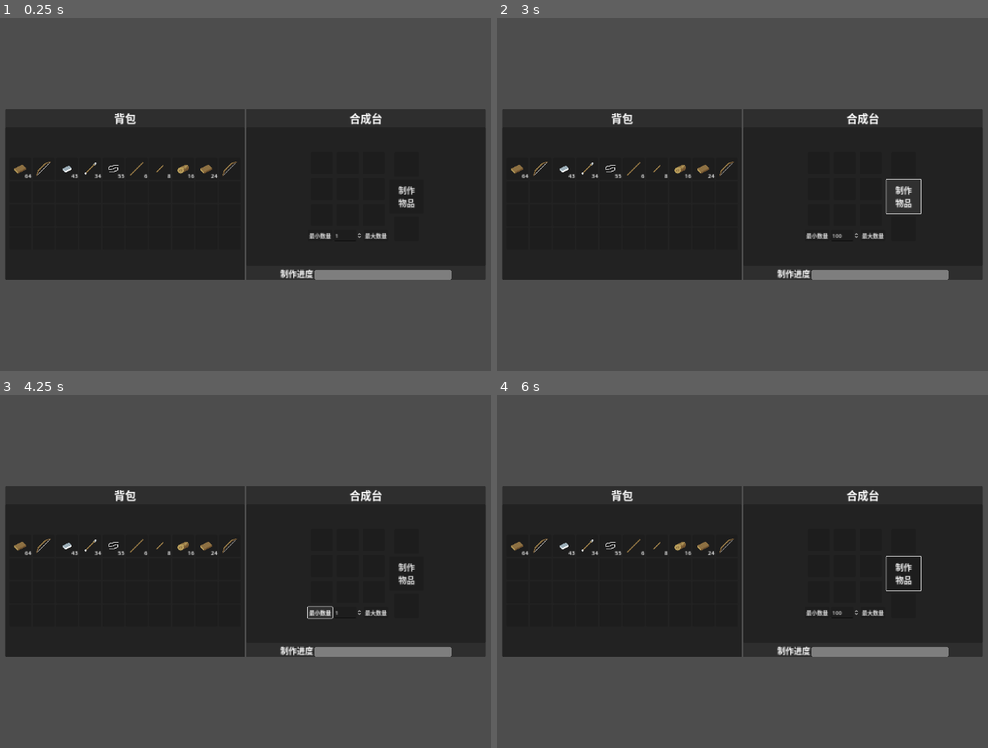
Above: before the commit, frames 1-4 (two rows, left to right).
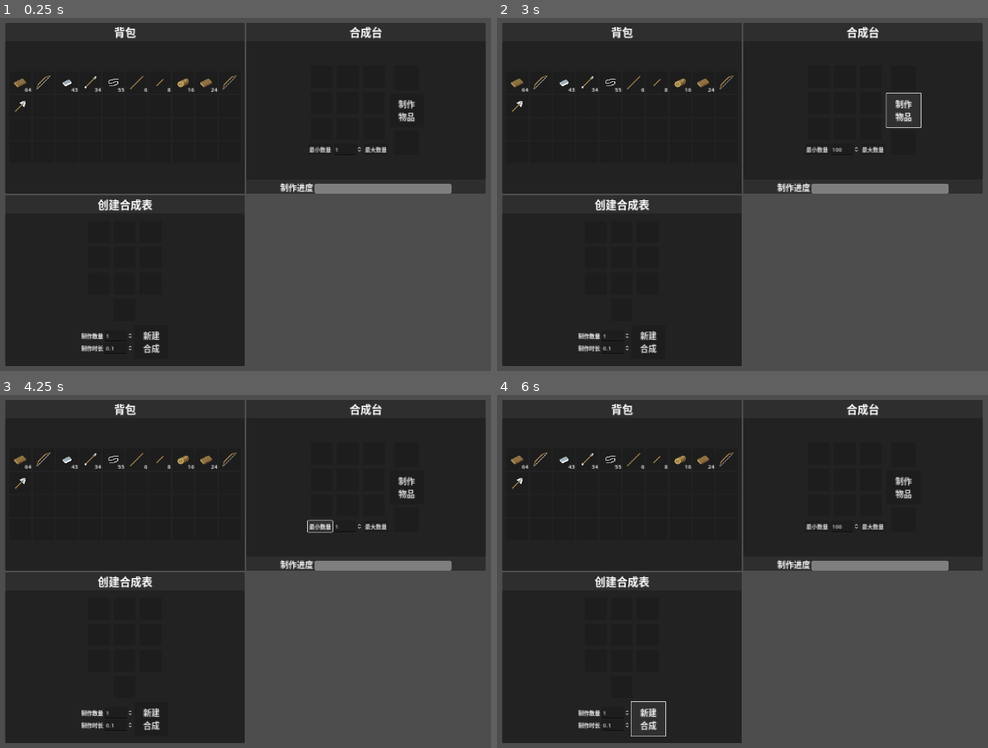
Above: after the commit, the same moments.

Repository: DeerLuuu/Backpack-and-synthesis-system
Game: Godot game, scene res://scene/world/world.tscn
Same seed, same stepped clock (60 frames per second), same inputs: the game is played once before the commit and once after it.
Inputs (mouse positions are in pixels of both pictures, inside the frame that each line leads up to):
- Up to frame 1 (0.25 s): no input
- Up to frame 2 (3 s): click (649, 342) at 0.5 s, where only the run after the commit has a clickable "新建 合成"; click "最小数量" at 1.25 s; click "最大数量" at 2 s; click "制作 物品" at 2.75 s
- Up to frame 3 (4.25 s): click "最小数量" at 3.5 s
- Up to frame 4 (6 s): click "最大数量" at 4.25 s; click "制作 物品" at 5 s; click (649, 719) at 5.75 s, where only the run after the commit has a clickable "新建 合成"

The runs differ from the first frame. In frame 1, 50% of the frame differs, in the area x 1-99%, y 1-99%; in frame 2, 50%; in frame 3, 50%; in frame 4, 50%.
Error after the commit: Invalid access to property or key 'item_name' on a base object of type 'Nil'. (res://scene/world/create_craft_interface.gd:96)

Commit message:
修改物品存储结构，修改合成表结构，添加自定义合成表功能（测试，目前还有很多问题，请期待后续更新），添加新物品铁铲

Diff:
--- a/resource/craft_table/three.tres
+++ b/resource/craft_table/three.tres
@@ -23,6 +23,10 @@
 "位码": [1, 1, -1],
 "配方": ["铁锭", "短木棍", "线"]
 },
+"铁铲": {
+"位码": Array[int]([1, 1, -1]),
+"配方": Array[String](["铁锭", "短木棍", "短木棍"])
+},
 "长木棍": {
 "位码": [-1],
 "配方": ["木板"]
@@ -31,28 +35,27 @@
 item_table_dic = {
 "木弓": {
 "制作时间": 2.0,
-"数量": 1,
-"资源路径": "res://resource/items/board_archer.tres"
+"数量": 1
 },
 "木板": {
 "制作时间": 0.7,
-"数量": 4,
-"资源路径": "res://resource/items/board.tres"
+"数量": 4
 },
 "短木棍": {
 "制作时间": 0.2,
-"数量": 2,
-"资源路径": "res://resource/items/short_board_stick.tres"
+"数量": 2
 },
 "铁箭": {
 "制作时间": 0.4,
-"数量": 1,
-"资源路径": "res://resource/items/iron_arrow.tres"
+"数量": 1
+},
+"铁铲": {
+"制作时间": 1.5,
+"数量": 1.0
 },
 "长木棍": {
 "制作时间": 0.5,
-"数量": 4,
-"资源路径": "res://resource/items/long_board_stick.tres"
+"数量": 4
 }
 }
 desc = "三乘三的配方表"
--- /dev/null
+++ b/resource/items/iron_shovel.tres
@@ -0,0 +1,15 @@
+[gd_resource type="Resource" script_class="BaseItem" load_steps=4 format=3 uid="uid://cr74opiggw5rj"]
+
+[ext_resource type="Texture2D" uid="uid://n0d4e26ll0ty" path="res://asset/item.png" id="1_e0x7h"]
+[ext_resource type="Script" path="res://script/base_item.gd" id="1_v7bwq"]
+
+[sub_resource type="AtlasTexture" id="AtlasTexture_mmgc5"]
+atlas = ExtResource("1_e0x7h")
+region = Rect2(0, 64, 32, 32)
+
+[resource]
+script = ExtResource("1_v7bwq")
+item_name = "铁铲"
+item_desc = "一把使用铁制作的铲子"
+can_stack = false
+item_texture = SubResource("AtlasTexture_mmgc5")
--- a/resource/player_backpack.tres
+++ b/resource/player_backpack.tres
@@ -10,6 +10,7 @@
 [ext_resource type="Resource" uid="uid://jels51vd4ukd" path="res://resource/items/long_board_stick.tres" id="8_wo5i5"]
 [ext_resource type="Resource" uid="uid://qoubxywu2meg" path="res://resource/items/short_board_stick.tres" id="9_0tamk"]
 [ext_resource type="Resource" uid="uid://duxnur52s33nw" path="res://resource/items/wood.tres" id="10_4cuop"]
+[ext_resource type="Resource" uid="uid://cr74opiggw5rj" path="res://resource/items/iron_shovel.tres" id="11_a5ru4"]
 
 [sub_resource type="Resource" id="Resource_shbps"]
 script = ExtResource("2_vmrof")
@@ -61,8 +62,13 @@
 item = ExtResource("4_4y5of")
 count = 1
 
+[sub_resource type="Resource" id="Resource_ul77y"]
+script = ExtResource("2_vmrof")
+item = ExtResource("11_a5ru4")
+count = 1
+
 [resource]
 script = ExtResource("1_7lv7w")
 backpack_name = "玩家背包"
 backpack_desc = "玩家的背包"
-slots = Array[ExtResource("2_vmrof")]([SubResource("Resource …(249 unchanged characters)… g1jgs"), SubResource("Resource_6p2j8"), null, null, null, null, null, null, null, nu …(136 unchanged characters)…
+slots = Array[ExtResource("2_vmrof")]([SubResource("Resource …(249 unchanged characters)… g1jgs"), SubResource("Resource_6p2j8"), SubResource("Resource_ul77y"), null, null, null, null, null, null, nu …(136 unchanged characters)…
--- a/scene/ui/slot.gd
+++ b/scene/ui/slot.gd
@@ -22,7 +22,7 @@
 	set(v):
 		slot = v
 		if slot == null: return
-		if slot.item == null or slot.item == Global.NULL: return
+		if slot.item == null: return
 		set_slot_panel(slot)
 #endregion
 
--- a/scene/world/craft_interface.gd
+++ b/scene/world/craft_interface.gd
@@ -69,7 +69,7 @@
 # TODO 合成台UI ===============>信号链接方法<===============
 #region 信号链接方法
 # TODO_FUC 合成台：格子容器：点击信号
-func _on_slot_clicked(_slot_index : int, mouse_button : int, _backpack : Node) -> void:
+func _on_slot_clicked(_slot_index : int, _mouse_button : int, _backpack : Node) -> void:
 	# 物品位码数组
 	var index : Array[int]
 	# 物品配方数组
@@ -103,7 +103,7 @@
 	# 物品名称、物品数组、物品路径、物品资源、格子资源的变量
 	var item_name : String = Global.craft_table.find_key(current_craft_table)
 	var item_dic : Dictionary = Global.item_table[item_name]
-	var item_path : String = item_dic["资源路径"]
+	var item_path : String = Global.items[item_name]
 	var item : BaseItem = load(item_path)
 	var slot : BaseSlot = BaseSlot.new()
 
--- /dev/null
+++ b/scene/world/create_craft_interface.gd
@@ -0,0 +1,109 @@
+#--------------------------------------
+# 这个类
+# 类中自定义了
+# 定义了
+#--------------------------------------
+extends GridContainer
+
+# TODO name ===============>信 号<===============
+#region 信号
+
+#endregion
+
+# TODO name ===============>常 量<===============
+#region 常量
+
+#endregion
+
+# TODO name ===============>变 量<===============
+#region 变量
+@onready var slot_9: SlotPanelContainer = $"../Slot9"
+@onready var count_spin: SpinBox = %CountSpin
+@onready var time_spin: SpinBox = %TimeSpin
+@onready var create_craft_button: Button = %CreateCraftButton
+
+#endregion
+
+# TODO name ===============>虚方法<===============
+#region 常用的虚方法
+func _init() -> void:
+	pass
+
+func _ready() -> void:
+	for i : SlotPanelContainer in get_children():
+		i.slot_clicked.connect(Global._on_slot_clicked)
+		i.slot_clicked.connect(_on_slot_clicked)
+
+	slot_9.slot_clicked.connect(Global._on_slot_clicked)
+	slot_9.slot_clicked.connect(_on_slot_clicked)
+
+func _process(_delta: float) -> void:
+	pass
+
+func _physics_process(_delta: float) -> void:
+	pass
+
+func _input(_event: InputEvent) -> void:
+	pass
+
+func _unhandled_input(_event: InputEvent) -> void:
+	pass
+#endregion
+
+# TODO name ===============>信号链接方法<===============
+#region 信号链接方法
+# TODO_FUC 创建合成表：格子容器：点击信号
+func _on_slot_clicked(_slot_index : int, _mouse_button : int, _backpack : Node) -> void:
+	var create_slot_is_null = true
+	var final_slot_is_null = true
+	for i : SlotPanelContainer in get_children():
+		if i.slot.has_item():
+			create_slot_is_null = false
+			continue
+
+	final_slot_is_null = not slot_9.slot.has_item()
+
+	create_craft_button.disabled = create_slot_is_null or final_slot_is_null
+
+func _on_create_craft_button_pressed() -> void:
+	# 物品位码数组
+	var index : Array[int]
+	# 物品配方数组
+	var craft : Array[String]
+	# 单个位码的临时存储变量
+	var number : int = 0
+	# 当前合成台上的物品组成的合成表
+	var current_craft_table : Dictionary
+	# 当前合成的物品数据
+	var current_item_table : Dictionary
+
+	# 判断并生成合成台中格子物品对应的配方表
+	for i : SlotPanelContainer in get_children():
+		if i.slot.item == null:
+			number += 1
+			continue
+		craft.append(i.slot.item.item_name)
+		if not craft.is_empty():
+			index.append(number)
+			number = 0
+
+	# 去掉第一个位码，在结尾添加-1位码
+	index.pop_front()
+	index.append(-1)
+	current_craft_table = {"位码" : index, "配方" : craft}
+	current_item_table = {"制作时间" : time_spin.value, "数量" : count_spin.value}
+
+	Global.craft_table[slot_9.slot.item.item_name] = {"位码" : index, "配方" : craft}
+	Global.item_table[slot_9.slot.item.item_name] = {"制作时间" : time_spin.value, "数量" : count_spin.value}
+	#print(Global.craft_table)
+	#print(Global.item_table)
+	var file : BaseCraftTable = load("res://resource/craft_table/three.tres") as BaseCraftTable
+	file.craft_table_dic = Global.craft_table
+	file.item_table_dic = Global.item_table
+	ResourceSaver.save(file, "res://resource/craft_table/three.tres")
+#endregion
+
+# TODO name ===============>工具方法<===============
+#region 工具方法
+
+#endregion
--- a/scene/world/world.tscn
+++ b/scene/world/world.tscn
@@ -1,16 +1,19 @@
-[gd_scene load_steps=9 format=3 uid="uid://dhvwas10nxtyt"]
+[gd_scene load_steps=11 format=3 uid="uid://dhvwas10nxtyt"]
 
 [ext_resource type="Script" path="res://scene/world/player_back_interface.gd" id="1_arqyo"]
 [ext_resource type="Script" path="res://scene/world/ui_hbox_container.gd" id="1_eyhpn"]
 [ext_resource type="PackedScene" uid="uid://bw1gfo3lu10ho" path="res://scene/ui/slot.tscn" id="2_1ka24"]
 [ext_resource type="Script" path="res://scene/world/craft_interface.gd" id="2_ska4r"]
 [ext_resource type="Script" path="res://script/base_slot.gd" id="3_iex6h"]
+[ext_resource type="Script" path="res://scene/world/create_craft_interface.gd" id="5_qdymt"]
 
 [sub_resource type="LabelSettings" id="LabelSettings_kf1tx"]
 font_size = 32
 
 [sub_resource type="LabelSettings" id="LabelSettings_4x2n7"]
 font_size = 24
+
+[sub_resource type="LabelSettings" id="LabelSettings_7hg2b"]
 
 [sub_resource type="Resource" id="Resource_t2qji"]
 script = ExtResource("3_iex6h")
@@ -230,6 +233,132 @@
 size_flags_horizontal = 6
 size_flags_vertical = 6
 
+[node name="CreateCraftPanel" type="PanelContainer" parent="UI/UIGridContainer"]
+custom_minimum_size = Vector2(700, 500)
+layout_mode = 2
+
+[node name="MarginContainer" type="MarginContainer" parent="UI/UIGridContainer/CreateCraftPanel"]
+layout_mode = 2
+
+[node name="VBoxContainer" type="VBoxContainer" parent="UI/UIGridContainer/CreateCraftPanel/MarginContainer"]
+layout_mode = 2
+
+[node name="CreateCraftTitle" type="Label" parent="UI/UIGridContainer/CreateCraftPanel/MarginContainer/VBoxContainer"]
+layout_mode = 2
+size_flags_vertical = 0
+text = "创建合成表"
+label_settings = SubResource("LabelSettings_kf1tx")
+horizontal_alignment = 1
+vertical_alignment = 1
+
+[node name="CreateCraftBG" type="PanelContainer" parent="UI/UIGridContainer/CreateCraftPanel/MarginContainer/VBoxContainer"]
+layout_mode = 2
+size_flags_vertical = 3
+
+[node name="HBoxContainer" type="HBoxContainer" parent="UI/UIGridContainer/CreateCraftPanel/MarginContainer/VBoxContainer/CreateCraftBG"]
+layout_mode = 2
+size_flags_horizontal = 4
+size_flags_vertical = 4
+
+[node name="VBoxContainer" type="VBoxContainer" parent="UI/UIGridContainer/CreateCraftPanel/MarginContainer/VBoxContainer/CreateCraftBG/HBoxContainer"]
+layout_mode = 2
+size_flags_horizontal = 4
+size_flags_vertical = 4
+theme_override_constants/separation = 12
+
+[node name="CreateCraftInterface" type="GridContainer" parent="UI/UIGridContainer/CreateCraftPanel/MarginContainer/VBoxContainer/CreateCraftBG/HBoxContainer/VBoxContainer"]
+layout_mode = 2
+size_flags_horizontal = 4
+size_flags_vertical = 4
+theme_override_constants/h_separation = 12
+theme_override_constants/v_separation = 12
+columns = 3
+script = ExtResource("5_qdymt")
+
+[node name="Slot0" parent="UI/UIGridContainer/CreateCraftPanel/MarginContainer/VBoxContainer/CreateCraftBG/HBoxContainer/VBoxContainer/CreateCraftInterface" instance=ExtResource("2_1ka24")]
+layout_mode = 2
+
+[node name="Slot1" parent="UI/UIGridContainer/CreateCraftPanel/MarginContainer/VBoxContainer/CreateCraftBG/HBoxContainer/VBoxContainer/CreateCraftInterface" instance=ExtResource("2_1ka24")]
+layout_mode = 2
+
+[node name="Slot2" parent="UI/UIGridContainer/CreateCraftPanel/MarginContainer/VBoxContainer/CreateCraftBG/HBoxContainer/VBoxContainer/CreateCraftInterface" instance=ExtResource("2_1ka24")]
+layout_mode = 2
+
+[node name="Slot3" parent="UI/UIGridContainer/CreateCraftPanel/MarginContainer/VBoxContainer/CreateCraftBG/HBoxContainer/VBoxContainer/CreateCraftInterface" instance=ExtResource("2_1ka24")]
+layout_mode = 2
+
+[node name="Slot4" parent="UI/UIGridContainer/CreateCraftPanel/MarginContainer/VBoxContainer/CreateCraftBG/HBoxContainer/VBoxContainer/CreateCraftInterface" instance=ExtResource("2_1ka24")]
+layout_mode = 2
+
+[node name="Slot5" parent="UI/UIGridContainer/CreateCraftPanel/MarginContainer/VBoxContainer/CreateCraftBG/HBoxContainer/VBoxContainer/CreateCraftInterface" instance=ExtResource("2_1ka24")]
+layout_mode = 2
+
+[node name="Slot6" parent="UI/UIGridContainer/CreateCraftPanel/MarginContainer/VBoxContainer/CreateCraftBG/HBoxContainer/VBoxContainer/CreateCraftInterface" instance=ExtResource("2_1ka24")]
+layout_mode = 2
+
+[node name="Slot7" parent="UI/UIGridContainer/CreateCraftPanel/MarginContainer/VBoxContainer/CreateCraftBG/HBoxContainer/VBoxContainer/CreateCraftInterface" instance=ExtResource("2_1ka24")]
+layout_mode = 2
+
+[node name="Slot8" parent="UI/UIGridContainer/CreateCraftPanel/MarginContainer/VBoxContainer/CreateCraftBG/HBoxContainer/VBoxContainer/CreateCraftInterface" instance=ExtResource("2_1ka24")]
+layout_mode = 2
+
+[node name="Slot9" parent="UI/UIGridContainer/CreateCraftPanel/MarginContainer/VBoxContainer/CreateCraftBG/HBoxContainer/VBoxContainer" instance=ExtResource("2_1ka24")]
+layout_mode = 2
+size_flags_horizontal = 4
+size_flags_vertical = 4
+
+[node name="HBoxContainer" type="HBoxContainer" parent="UI/UIGridContainer/CreateCraftPanel/MarginContainer/VBoxContainer/CreateCraftBG/HBoxContainer/VBoxContainer"]
+layout_mode = 2
+
+[node name="VBoxContainer2" type="VBoxContainer" parent="UI/UIGridContainer/CreateCraftPanel/MarginContainer/VBoxContainer/CreateCraftBG/HBoxContainer/VBoxContainer/HBoxContainer"]
+layout_mode = 2
+size_flags_vertical = 4
+
+[node name="HBoxContainer" type="HBoxContainer" parent="UI/UIGridContainer/CreateCraftPanel/MarginContainer/VBoxContainer/CreateCraftBG/HBoxContainer/VBoxContainer/HBoxContainer/VBoxContainer2"]
+layout_mode = 2
+
+[node name="Label" type="Label" parent="UI/UIGridContainer/CreateCraftPanel/MarginContainer/VBoxContainer/CreateCraftBG/HBoxContainer/VBoxContainer/HBoxContainer/VBoxContainer2/HBoxContainer"]
+layout_mode = 2
+text = "制作数量"
+label_settings = SubResource("LabelSettings_7hg2b")
+horizontal_alignment = 1
+vertical_alignment = 1
+
+[node name="CountSpin" type="SpinBox" parent="UI/UIGridContainer/CreateCraftPanel/MarginContainer/VBoxContainer/CreateCraftBG/HBoxContainer/VBoxContainer/HBoxContainer/VBoxContainer2/HBoxContainer"]
+unique_name_in_owner = true
+layout_mode = 2
+size_flags_vertical = 4
+max_value = 64.0
+value = 1.0
+
+[node name="HBoxContainer2" type="HBoxContainer" parent="UI/UIGridContainer/CreateCraftPanel/MarginContainer/VBoxContainer/CreateCraftBG/HBoxContainer/VBoxContainer/HBoxContainer/VBoxContainer2"]
+layout_mode = 2
+
+[node name="Label" type="Label" parent="UI/UIGridContainer/CreateCraftPanel/MarginContainer/VBoxContainer/CreateCraftBG/HBoxContainer/VBoxContainer/HBoxContainer/VBoxContainer2/HBoxContainer2"]
+layout_mode = 2
+text = "制作时长"
+label_settings = SubResource("LabelSettings_7hg2b")
+horizontal_alignment = 1
+vertical_alignment = 1
+
+[node name="TimeSpin" type="SpinBox" parent="UI/UIGridContainer/CreateCraftPanel/MarginContainer/VBoxContainer/CreateCraftBG/HBoxContainer/VBoxContainer/HBoxContainer/VBoxContainer2/HBoxContainer2"]
+unique_name_in_owner = true
+layout_mode = 2
+size_flags_vertical = 4
+max_value = 64.0
+step = 0.1
+value = 0.1
+
+[node name="CreateCraftButton" type="Button" parent="UI/UIGridContainer/CreateCraftPanel/MarginContainer/VBoxContainer/CreateCraftBG/HBoxContainer/VBoxContainer/HBoxContainer"]
+unique_name_in_owner = true
+custom_minimum_size = Vector2(100, 100)
+layout_mode = 2
+size_flags_horizontal = 4
+size_flags_vertical = 4
+theme_override_font_sizes/font_size = 24
+text = "新建
+合成"
+
 [node name="DraggedSlotPanelContainer" parent="UI" instance=ExtResource("2_1ka24")]
 unique_name_in_owner = true
 visible = false
@@ -240,3 +369,4 @@
 [connection signal="value_changed" from="UI/UIGridContainer/CraftPanel/MarginContainer/VBoxContainer/CraftBG/HBoxContai …(217 unchanged characters)…
 [connection signal="pressed" from="UI/UIGridContainer/CraftPanel/MarginContainer/VBoxContainer/CraftBG/HBoxContainer/VB …(196 unchanged characters)…
 [connection signal="pressed" from="UI/UIGridContainer/CraftPanel/MarginContainer/VBoxContainer/CraftBG/HBoxContainer/VBoxContainer2/CraftButton" to="UI/UIGridContainer/CraftPanel/MarginContainer/VBoxContainer/CraftBG/HBoxContainer/VBoxContainer/CraftInterface" method="_on_craft_button_pressed"]
+[connection signal="pressed" from="UI/UIGridContainer/CreateCraftPanel/MarginContainer/VBoxContainer/CreateCraftBG/HBoxContainer/VBoxContainer/HBoxContainer/CreateCraftButton" to="UI/UIGridContainer/CreateCraftPanel/MarginContainer/VBoxContainer/CreateCraftBG/HBoxContainer/VBoxContainer/CreateCraftInterface" method="_on_create_craft_button_pressed"]
--- a/script/global.gd
+++ b/script/global.gd
@@ -13,15 +13,7 @@
 # TODO 全局属性 ===============>常 量<===============
 #region 常量
 # 物品 /// /// /// /// /// ///
-const BOARD = preload("res://resource/items/board.tres")
-const BOARD_ARCHER = preload("res://resource/items/board_archer.tres")
-const IRON = preload("res://resource/items/iron.tres")
-const IRON_ARROW = preload("res://resource/items/iron_arrow.tres")
-const LINE = preload("res://resource/items/line.tres")
-const LONG_BOARD_STICK = preload("res://resource/items/long_board_stick.tres")
-const NULL = preload("res://resource/items/null.tres")
-const SHORT_BOARD_STICK = preload("res://resource/items/short_board_stick.tres")
-const WOOD = preload("res://resource/items/wood.tres")
+
 # /// /// /// /// /// /// ///
 
 # UI /// /// /// /// /// ///
@@ -35,6 +27,18 @@
 
 # TODO 全局属性 ===============>变 量<===============
 #region 变量
+var items : Dictionary = {
+	"木板" : "res://resource/items/board.tres",
+	"木弓" : "res://resource/items/board_archer.tres",
+	"铁锭" : "res://resource/items/iron.tres",
+	"铁箭" : "res://resource/items/iron_arrow.tres",
+	"线" : "res://resource/items/line.tres",
+	"长木棍" : "res://resource/items/long_board_stick.tres",
+	"空" : "res://resource/items/null.tres",
+	"短木棍" : "res://resource/items/short_board_stick.tres",
+	"木头" : "res://resource/items/wood.tres",
+	"铁铲" : "res://resource/items/iron_shovel.tres"
+}
 # 玩家背包
 var player_backpack = preload("res://resource/player_backpack.tres")
 # 玩家鼠标格子容器
Binary file changed: asset/item.png
Not shown, added: export_presets.cfg
Not shown: 1 places in resource/player_backpack.tres that only renumber resources
